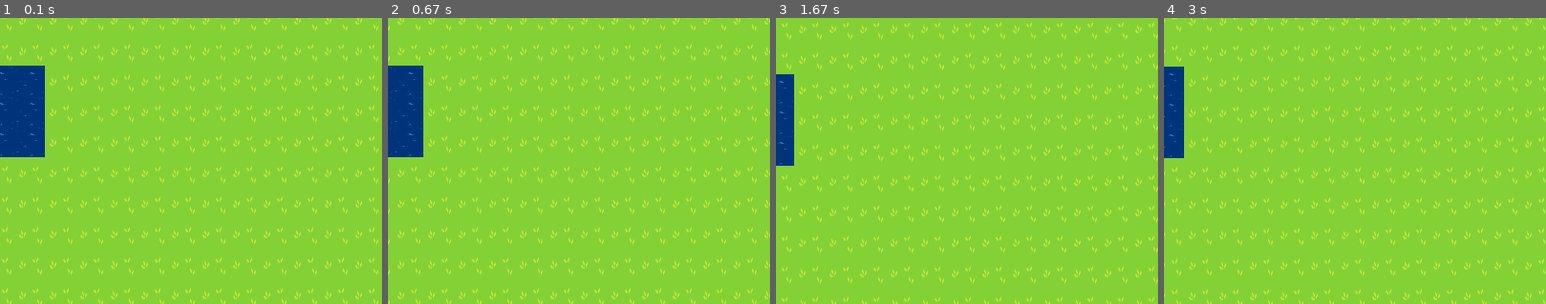
Above: before the commit, frames 1-4 (left to right).
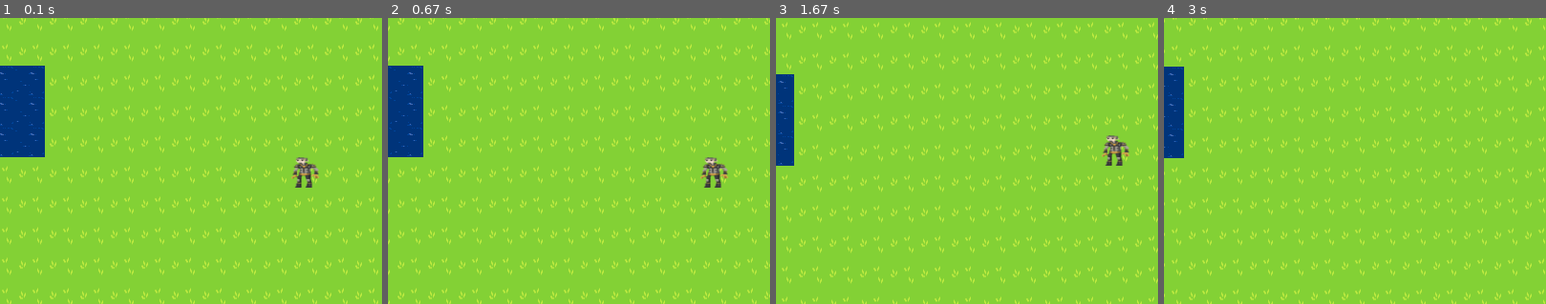
Above: after the commit, the same moments.

Repository: Ghrypher/Civilization
Game: pygame game, started from V Sanna/Sanna/graphic.py
The game is run twice, just before and just after one commit, with the same random seed, the same clock (stepped at 60 frames per second) and the same inputs.
Inputs:
- Up to frame 1 (0.1 s): no input
- Up to frame 2 (0.67 s): hold D from 0.33 s (still down); hold Right from 0.33 s (still down)
- Up to frame 3 (1.67 s): release D at 0.8 s; release Right at 0.8 s; hold Right 0.83-1.3 s; hold D 0.83-1.3 s; hold Up 1.33-1.63 s; hold W 1.33-1.63 s
- Up to frame 4 (3 s): hold Right 1.67-2.13 s; hold D 1.67-2.13 s; hold Left 2.17-2.7 s; hold A 2.17-2.7 s; hold Down from 2.73 s (still down); hold S from 2.73 s (still down)
The pictures show only the part of the screen within x 48-98%, y 36-86%; the shares and areas given below are measured in that part.

The runs differ from the first frame. In frame 1, 0.5% of the frame differs, in the area x 76-84%, y 48-60%; in frame 2, 0.5%; in frame 3, 0.5%; in frame 4, nothing differs.

Commit message:
Implementacion de personaje con verificacion de choque integrado con objetos

Diff:
--- a/V Sanna/Sanna/board.py
+++ b/V Sanna/Sanna/board.py
@@ -0,0 +1,21 @@
+from cell import Cell
+
+class Board():
+
+    def __init__(self):
+        """El inicio de la clase, se crean las variables que pertenecen
+           a la misma"""
+        self.celdas = []
+
+    def addCellAndBiome(self, x, y, biome):
+        """Añade un objeto Cell a la lista correspondiente y le establece el bioma"""
+        self.celdas[x].append(Cell())
+        self.celdas[x][y].setBiome(biome)
+
+    def assignSize(self, width):
+        """Asigna el tamaño del tablero segun el tamaño del mapa"""
+        for x in range(width):
+            self.celdas.append([])
+
+    def checkBiome(self, posX, posY):
+        return self.celdas[posX][posY].readBiome()
--- a/V Sanna/Sanna/cell.py
+++ b/V Sanna/Sanna/cell.py
@@ -0,0 +1,11 @@
+class Cell():
+
+    def __init__(self):
+        self.troop = None
+        self.biome = None
+
+    def setBiome(self, biome):
+        self.biome = biome
+
+    def readBiome(self):
+        return self.biome
--- a/V Sanna/Sanna/character.py
+++ b/V Sanna/Sanna/character.py
@@ -0,0 +1,15 @@
+class Character():
+
+    def __init__(self):
+        """Inicio de la clase, crea las variables de la misma"""
+        self.life = None
+        self.team = None
+        self.positionX = None
+        self.positionY = None
+
+    def setPosition(self, posX, posY):
+        self.positionX = posX
+        self.positionY = posY
+
+    def getPosition(self):
+        return self.positionX, self.positionY
--- a/V Sanna/Sanna/graphic.py
+++ b/V Sanna/Sanna/graphic.py
@@ -1,5 +1,7 @@
 import random, sys, copy, os, pygame
 from pygame.locals import *
+from board import Board
+from character import Character
 
 winWidth = 800 # Ancho de la ventana en pixeles
 winHeight = 600 # Alto de la ventana
@@ -9,6 +11,8 @@
 pygame.init()
 FPSCLOCK = pygame.time.Clock()
 
+board = None
+
 # El ancho y el alto de cada casilla en pixeles
 tileWidth = 32
 tileHeight = 32
@@ -28,6 +32,13 @@
     mapWidth = len(mapObj) * tileWidth
     mapHeight = len(mapObj[0]) * tileHeight
     mapNeedRedraw = True # verdadero para qe llame a drawMap()
+
+    # Crea el tablero en la clase board
+    createBoard(mapObj)
+
+    character = Character()
+    posX, posY = setPositionRandom(len(mapObj), len(mapObj[0]))
+    character.setPosition(posX, posY)
 
     # Registra cuanto se movio la camara de su punto original
     cameraSetOffX = 0
@@ -62,11 +73,32 @@
                     cameraDown = True
                 if event.key == K_w:
                     cameraUp = True
+                if event.key == K_UP:
+                    posX, posY = character.getPosition()
+                    if movementPosible(posX, posY - 1):
+                        character.setPosition(posX, posY - 1)
+                        mapNeedRedraw = True
+                elif event.key == K_DOWN:
+                    posX, posY = character.getPosition()
+                    if movementPosible(posX, posY + 1):
+                        character.setPosition(posX, posY + 1)
+                        mapNeedRedraw = True
+                if event.key == K_LEFT:
+                    posX, posY = character.getPosition()
+                    if movementPosible(posX - 1, posY):
+                        character.setPosition(posX - 1, posY)
+                        mapNeedRedraw = True
+                elif event.key == K_RIGHT:
+                    posX, posY = character.getPosition()
+                    if movementPosible(posX + 1, posY):
+                        character.setPosition(posX + 1, posY)
+                        mapNeedRedraw = True
 
             # Maneja las teclas que fueron soltadas
             if event.type == KEYUP:
                 if event.key == K_a:
                     cameraLeft = False
+                    character.setPosition(2, 2)
                 if event.key == K_d:
                     cameraRight = False
                 if event.key == K_w:
@@ -76,7 +108,7 @@
 
         # Si mapNeedRedraw entonces se recarga el mapa
         if mapNeedRedraw:
-            mapSurf = writeMap(mapObj)
+            mapSurf = writeMap(mapObj, character)
             mapNeedRedraw = False
 
         # Cambia la variable del movimiento de la camara si el usuario presiono la tecla y no supera el limite
@@ -101,7 +133,16 @@
         pygame.display.update()
         FPSCLOCK.tick()
 
-def writeMap(mapObj):
+def createBoard(mapObj):
+    """Crea el tablero de la clase board y le asigna el bioma a cada celda"""
+    global board
+    board = Board()
+    board.assignSize(len(mapObj))
+    for x in range(len(mapObj)):
+        for y in range(len(mapObj[0])):
+            board.addCellAndBiome(x, y, mapObj[x][y])
+
+def writeMap(mapObj, character):
     """Crea una superficie y dibuja sobre ella el mapa ingresado
        dibujando casillas por casilla para luego devolverlo e
        actualizarlo en la pantalla principal"""
@@ -120,6 +161,12 @@
 
             # Dibuja el la casilla con el bioma en la superficie
             mapSurf.blit(baseTile, spaceRect)
+
+    # Obtiene la posicion del personaje y lo dibuja
+    positionX, positionY = character.getPosition()
+    spaceRect = pygame.Rect(positionX * tileWidth, positionY * tileHeight, tileWidth, tileHeight)
+    baseCharacter = pygame.image.load("characters/Main.png")
+    mapSurf.blit(baseCharacter, spaceRect)
 
     return mapSurf
 
@@ -168,6 +215,31 @@
 
     return mapObject
 
+def movementPosible(posX, posY):
+    """Obtiene el bioma de la celda y si es posible caminar sobre el devuelve True
+       de lo contrario devuelve False"""
+    global board
+    if posX >= 0 and posY >= 0:
+        try:
+            biome = board.checkBiome(posX, posY)
+            if biome == "X":
+                return True
+            else:
+                return False
+        except:
+            return False
+    else:
+        return False
+
+def setPositionRandom(width, height):
+    # Selecciona de mandera aleatoria 2 posiciones para spawnear
+    while True:
+        positionX = random.randrange(0, width + 1)
+        positionY = random.randrange(0, height + 1)
+        if movementPosible(positionX, positionY) == True:
+            break
+    return positionX, positionY
+
 def terminate():
     """Finaliza el programa y cierra todo"""
     pygame.quit()
--- a/V Sanna/Sanna/maps/map1.txt
+++ b/V Sanna/Sanna/maps/map1.txt
@@ -5,6 +5,17 @@
 ;  M: Mar
 
 ; Empezando el nivel:
+YXXXXXXXXMMMMXXXXXXXXXXXXXXXXXXXXXXXXXXY
+YXXXXXXXXXXXXXXXXXXXXXXXXXXXXXXXXXXXXXXY
+YXXXXXXXXXXXXXXXXXXXXXXXXXXXXXXXXXXXXXXY
+YXXXXXXXXXXXXXXXXXXXXXXXXXXXXXXXXXXXXXXY
+YXXXXXXXXXXXXXXXXXXXXXXXXXXXXXXXXXXXXXXY
+YXXXXXXXXXXXXXXXXXXXXXMMMMXXXXXXXXXXXXXY
+YXXXXXXXXXXXXXXXXXXXXXMMMMXXXXXXXXXXXXXY
+YYYYYYYYYYYYYYYYYYYYYYYYYYYYYYYYYYYYYYYY
+YYYYYYYYYYYYYYYYYYYYYYYYYYYYYYYYYYYYYYYY
+YYYYYYYYYYYYYYYYYYYYYYYYYYYYYYYYYYYYYYYY
+YYYYYYYYYYYYYYYYYYYYYYYYYYYYYYYYYYYYYYYY
 YYYYYYYYYYYYYYYYYYYYYYYYYYYYYYYYYYYYYYYY
 YXXXXXXXXXXXXXXXXXXXXXXXXXXXXXXXXXXXXXXY
 YXMMMMXXXXXXXXXXXXXXXXXXXXXXXXXXXXXXXXXY
@@ -45,3 +56,14 @@
 YXXXXXXXMMMMXXXXXXXXXXXXXXXXXXXXXXXXXXXY
 YXXXXXMMMMXXXXXXXXXXXXXXXXXXXXXXXXXXXXXY
 YYYYYYYYYYYYYYYYYYYYYYYYYYYYYYYYYYYYYYYY
+YYYYYYYYYYYYYYYYYYYYYYYYYYYYYYYYYYYYYYYY
+YYYYYYYYYYYYYYYYYYYYYYYYYYYYYYYYYYYYYYYY
+YYYYYYYYYYYYYYYYYYYYYYYYYYYYYYYYYYYYYYYY
+YYYYYYYYYYYYYYYYYYYYYYYYYYYYYYYYYYYYYYYY
+YXXXXXXXXMMMMXXXXXXXXXXXXXXXXXXXXXXXXXXY
+YXXXXXXXXXXXXXXXXXXXXXXXXXXXXXXXXXXXXXXY
+YXXXXXXXXXXXXXXXXXXXXXXXXXXXXXXXXXXXXXXY
+YXXXXXXXXXXXXXXXXXXXXXXXXXXXXXXXXXXXXXXY
+YXXXXXXXXXXXXXXXXXXXXXXXXXXXXXXXXXXXXXXY
+YXXXXXXXXXXXXXXXXXXXXXMMMMXXXXXXXXXXXXXY
+YXXXXXXXXXXXXXXXXXXXXXMMMMXXXXXXXXXXXXXY
Binary file changed: V Sanna/Sanna/characters/Main.png
